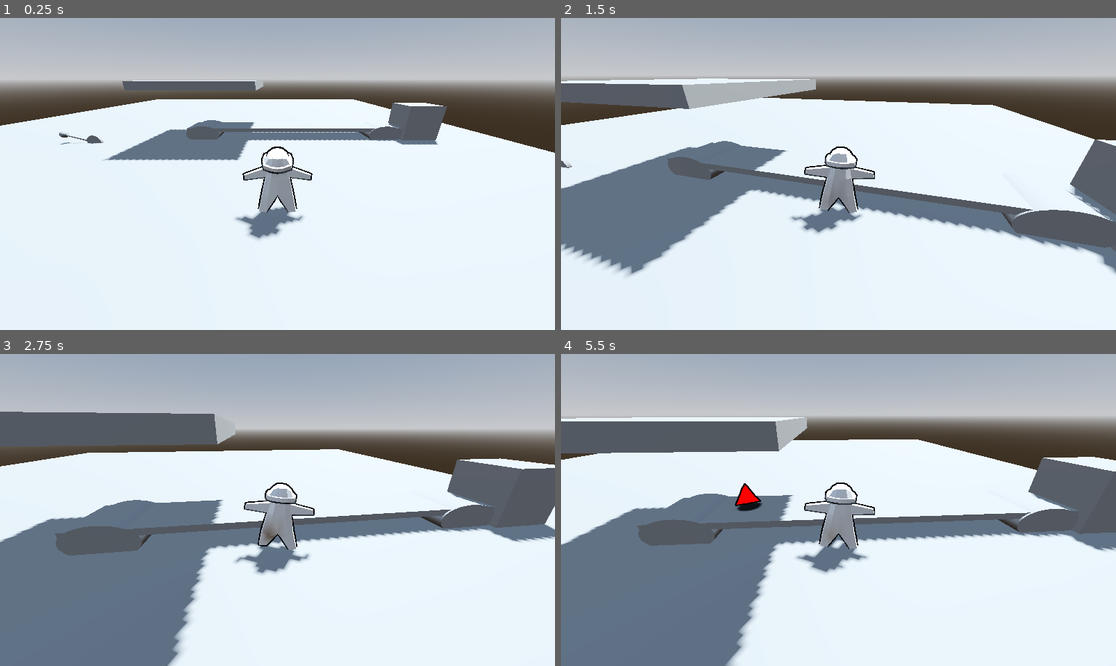
Above: before the commit, frames 1-4 (two rows, left to right).
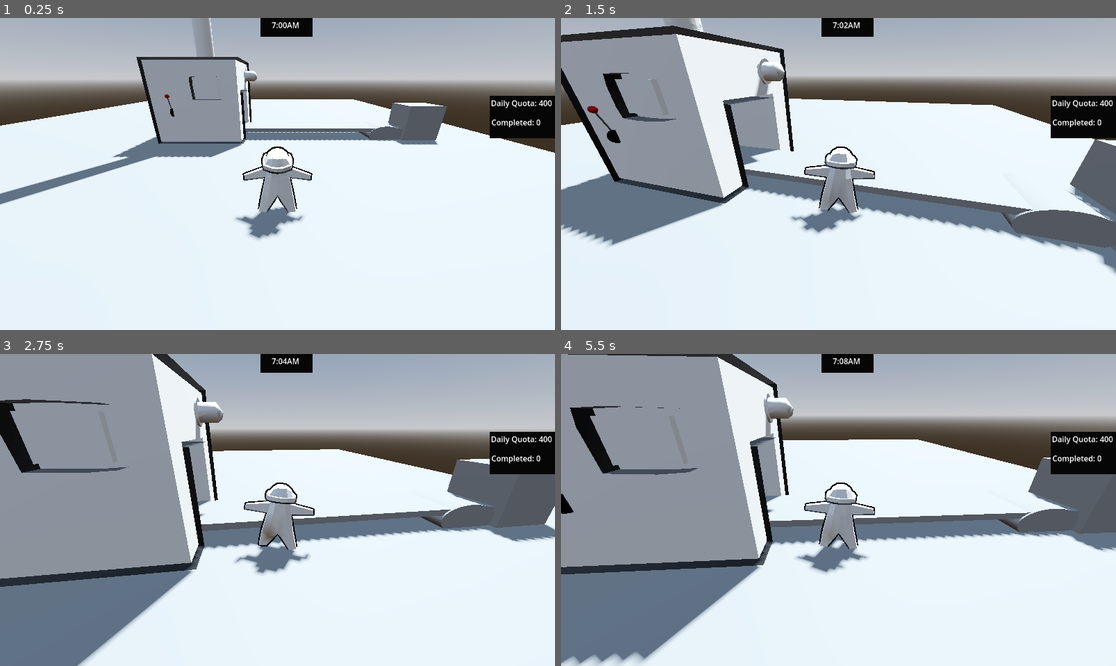
Above: after the commit, the same moments.

Repository: duboisr96/igwdcn
Game: Godot game, scene res://Scenes/Levels/level.tscn
Same seed, same stepped clock (60 frames per second), same inputs: the game is played once before the commit and once after it.
Inputs (mouse positions are in pixels of both pictures, inside the frame that each line leads up to):
- Up to frame 1 (0.25 s): no input
- Up to frame 2 (1.5 s): move the mouse to (866, 174) at 0.52 s; hold W (up) from 0.53 s (still down); tap - (decrease belt speed) at 0.6 s; tap Space (jump) at 0.77 s; move the mouse to (810, 174) at 1.27 s; tap Keypad 0 (decrease error) at 1.35 s
- Up to frame 3 (2.75 s): keep holding W (up); tap Space (jump) at 1.52 s; move the mouse to (288, 503) at 2.02 s; tap Mouse wheel up (increase belt speed) at 2.1 s
- Up to frame 4 (5.5 s): keep holding W (up); move the mouse to (832, 516) at 2.77 s; tap Keypad 1 (increase error) at 2.85 s; tap Space (jump) at 3.02, 3.77, 4.52 s; move the mouse to (877, 513) at 3.52 s; hold F (interact) 3.53-4.28 s; move the mouse to (794, 506) at 4.27 s; tap Shift (sprint) at 4.35 s; move the mouse to (844, 510) at 5.02 s; tap - (decrease belt speed) at 5.1 s

The runs differ from the first frame. In frame 1, 9.0% of the frame differs, in the area x 0-100%, y 0-60%; in frame 2, 22%; in frame 3, 32%; in frame 4, 32%, in the area x 0-100%, y 0-100%.

Commit message:
player gui

Diff:
--- a/Scenes/Levels/level.gd
+++ b/Scenes/Levels/level.gd
@@ -2,13 +2,33 @@
 
 
 var root = get_tree()
+
+@export var stage_time := 300
 @export var production_speed := 1.0
-var production_min = .5
-var production_max = 4
+@export var production_min = 1
+@export var production_max = 4
+@export var angle_min_rads = 1.3
+@export var angle_max_rads = -1.3
+@export var start_hour = 7
+@export var end_hour = 15
+@export var quota := 400
+
+
+@onready var player_gui = $"GUI canvas/PlayerGUI"
+var update_timer = false
+##lever angle stuff
+var input_min = 20
+var input_max = 100
+
+
 var health = 10
-var score = 0
+var quota_finished = 0
+
 # Called when the node enters the scene tree for the first time.
 func _ready() -> void:
+
+	$StageTime.wait_time = stage_time
+	$StageTime.start()
 	add_to_group("levels")  # Add to a global group
 	pass # Replace with function body.
 
@@ -16,9 +36,23 @@
 # Called every frame. 'delta' is the elapsed time since the previous frame.
 func _process(delta: float) -> void:
 
-	$SpeedLever.rotation.z = (($"GUI canvas/Lever Controls".rotate_val - 20) / (100 -20)*(-2.6)+1.3)
-	production_speed = (($"GUI canvas/Lever Controls".rotate_val - 20) / (100 -20)*(production_max - production_min)+production_min)
+	_show_time()
+	_rotate_lever()
+	_keep_score()
+	_manual_controls()
 
+
+
+func _on_bin_minus_one() -> void:
+	quota += 10
+	#print('INCORRECT PRODUCT, ADDING TO QUOTA')
+
+func _on_bin_plus_one() -> void:
+	quota_finished += 1
+	#print('CORRECT SHAPE, ADDING TO QUOTA')
+
+
+func _manual_controls() -> void:
 	if Input.is_action_just_pressed("decrease error"):
 		for child_node in $".".get_children():
 			if child_node.name == 'ProductionMachine':
@@ -35,12 +69,39 @@
 			production_speed -= .25
 			print('belt speed is ', production_speed, ' mph')
 
+func _show_time() -> void:
+	var time_left = stage_time - $StageTime.time_left
+	var interpolated_time = start_hour + (time_left / stage_time) * (end_hour - start_hour)
+	player_gui.timer_display = format_time(interpolated_time)
 
-func _on_bin_minus_one() -> void:
-	health -= 1
-	print(health, ' health remaining')
+func _rotate_lever() -> void:
+	var current_prod = production_speed
+	$SpeedLever.rotation.z = (($"GUI canvas/Lever Controls".rotate_val - input_min) / (input_max - input_min)*(angle_max_rads - angle_min_rads)+angle_min_rads)
+	production_speed = (($"GUI canvas/Lever Controls".rotate_val - input_min) / (input_max - input_min)*(production_max - production_min)+production_min)
+	if current_prod != production_speed:
+		#var temp_timer =
+		update_timer = true
 
+	else:
+		update_timer = true
 
-func _on_bin_plus_one() -> void:
-	score += 1
-	print(score, ' total score')
+func format_time(passed_time) -> String:
+	var hour = int(passed_time)
+	var min = int((passed_time - hour)* 60)
+	var period = "AM" if hour < 12 else "PM"
+	hour = hour if hour <= 12 else hour - 12
+	var out_hour = str(hour)
+	var out_min = '0'+ str(min) if min <10 else str(min)
+	return out_hour + ':' + out_min + period
+
+func _keep_score() -> void:
+	player_gui.quota_todo = 'Daily Quota: ' + str(quota)
+	player_gui.quota_done = 'Completed: ' + str(quota_finished)
+	pass
+
+func _on_stage_time_timeout() -> void:
+	if quota_finished!=quota:
+		print('game over')
+	else:
+		print ("you've won")
+	pass # Replace with function body.
--- a/Scenes/Levels/level.tscn
+++ b/Scenes/Levels/level.tscn
@@ -7,6 +7,7 @@
 [ext_resource type="PackedScene" uid="uid://damdyvodpy576" path="res://Scenes/Player/player.tscn" id="5_wt80w"]
 [ext_resource type="PackedScene" uid="uid://5j3763avycsn" path="res://Scenes/objects/factory/speed_lever.tscn" id="6_af3e4"]
 [ext_resource type="PackedScene" uid="uid://bxgwyoa86dshf" path="res://Scenes/gui/lever_controls.tscn" id="7_w5vxh"]
+[ext_resource type="PackedScene" uid="uid://cqy7a4ltv7ood" path="res://Scenes/gui/player_gui.tscn" id="8_756vi"]
 
 [sub_resource type="ProceduralSkyMaterial" id="ProceduralSkyMaterial_yq5cy"]
 sky_horizon_color = Color(0.64625, 0.65575, 0.67075, 1)
@@ -23,6 +24,8 @@
 
 [node name="Level" type="Node3D"]
 script = ExtResource("1_u28yv")
+angle_min_rads = 0.26
+angle_max_rads = 2.9
 
 [node name="WorldEnvironment" type="WorldEnvironment" parent="."]
 environment = SubResource("Environment_8cytq")
@@ -33,6 +36,7 @@
 shadow_enabled = true
 
 [node name="ProductionMachine" parent="." instance=ExtResource("1_ks7je")]
+transform = Transform3D(1, 0, 0, 0, 1, 0, 0, 0, 1, 0, 0.493694, 0)
 default_shape_to_create = 2
 default_color_to_create = 1
 
@@ -54,12 +58,16 @@
 transform = Transform3D(0.4, 0, 0, 0, 0.4, 0, 0, 0, 0.4, 2.00536, -0.0231023, 4.18358)
 
 [node name="SpeedLever" parent="." instance=ExtResource("6_af3e4")]
-transform = Transform3D(0.5, 0, 0, 0, 0.5, 0, 0, 0, 0.5, -3.21926, 0, 0.869612)
+transform = Transform3D(0.00383955, -1.34135e-05, 0.249971, -0.249969, 0.000872556, 0.00383957, -0.000872659, -0.249998, -1.09266e-08, -0.748823, 0.843469, 1.01241)
 
 [node name="GUI canvas" type="CanvasLayer" parent="."]
 
 [node name="Lever Controls" parent="GUI canvas" groups=["control"] instance=ExtResource("7_w5vxh")]
-visible = false
+
+[node name="PlayerGUI" parent="GUI canvas" instance=ExtResource("8_756vi")]
+
+[node name="StageTime" type="Timer" parent="."]
 
 [connection signal="minus_one" from="Bin" to="." method="_on_bin_minus_one"]
 [connection signal="plus_one" from="Bin" to="." method="_on_bin_plus_one"]
+[connection signal="timeout" from="StageTime" to="." method="_on_stage_time_timeout"]
--- a/Scenes/Player/player.gd
+++ b/Scenes/Player/player.gd
@@ -96,7 +96,7 @@
 	if (body.is_in_group("grabbable") && !am_holding) or (body.is_in_group("pullable") && !am_holding):
 		grabbable_obj = body
 		pullable_obj = body
-		print('can be grabbed')
+		#print('can be grabbed')
 	#if (body.is_in_group("pullable") && !am_holding):
 		#pullable_obj = body
 
--- a/Scenes/Player/player.tscn
+++ b/Scenes/Player/player.tscn
@@ -13,7 +13,7 @@
 material = SubResource("StandardMaterial3D_1cc6h")
 
 [sub_resource type="BoxShape3D" id="BoxShape3D_qbkvd"]
-size = Vector3(1, 1, 2)
+size = Vector3(1, 2.03711, 2)
 
 [sub_resource type="AnimationNodeAnimation" id="AnimationNodeAnimation_kp441"]
 animation = &"Grab"
@@ -62,7 +62,7 @@
 
 [node name="Player" type="CharacterBody3D"]
 collision_layer = 8
-collision_mask = 29
+collision_mask = 21
 script = ExtResource("1_06din")
 
 [node name="CollisionShape3D" type="CollisionShape3D" parent="."]
@@ -83,12 +83,12 @@
 transform = Transform3D(0.5, 0, 0, 0, 0.5, 0, 0, 0, 0.5, 0, 0, 0)
 
 [node name="Skeleton3D" parent="man/Armature" index="0"]
-bones/1/rotation = Quaternion(0.0328778, 1.19145e-07, 7.42792e-08, 0.999459)
+bones/1/rotation = Quaternion(0.299622, 1.13733e-07, 4.24304e-08, 0.954058)
 bones/2/rotation = Quaternion(7.05772e-10, 1.94742e-09, -0.712403, 0.701771)
-bones/3/rotation = Quaternion(-4.46428e-08, -2.692e-08, -0.049874, 0.998756)
+bones/3/rotation = Quaternion(-3.92265e-08, -2.70093e-08, -0.23743, 0.971405)
 bones/3/scale = Vector3(1, 1, 1)
 bones/4/rotation = Quaternion(7.05772e-10, -1.94742e-09, 0.712403, 0.701771)
-bones/5/rotation = Quaternion(-4.46428e-08, 2.692e-08, 0.049874, 0.998756)
+bones/5/rotation = Quaternion(-3.92265e-08, 2.70093e-08, 0.237431, 0.971404)
 bones/5/scale = Vector3(1, 1, 1)
 bones/6/rotation = Quaternion(0.63993, 0.300816, 0.639929, -0.300816)
 bones/7/rotation = Quaternion(-0.257522, 1.80225e-07, 7.2783e-08, 0.966272)
@@ -99,10 +99,11 @@
 
 [node name="GrabArea" type="Area3D" parent="man"]
 transform = Transform3D(2, 0, 0, 0, 2, 0, 0, 0, 2, 0, 0, 0)
-collision_mask = 3
+collision_layer = 0
+collision_mask = 15
 
 [node name="CollisionShape3D" type="CollisionShape3D" parent="man/GrabArea"]
-transform = Transform3D(1, 0, 0, 0, 1, 0, 0, 0, 1, 0, 0.964206, 1.08101)
+transform = Transform3D(1, 0, 0, 0, 1, 0, 0, 0, 1, 0, 1.48276, 1.08101)
 shape = SubResource("BoxShape3D_qbkvd")
 
 [node name="CSGBox3D" type="CSGBox3D" parent="man/GrabArea"]
--- a/Scenes/gui/lever_controls.gd
+++ b/Scenes/gui/lever_controls.gd
@@ -19,15 +19,16 @@
 	#tp_mouse()
 	var current_mouse_position = get_global_mouse_position()
 	var mouse_movement = current_mouse_position.y - previous_mouse_position.y
-	print(vslider.value)
-	if mouse_movement > 1:
-		vslider.value -= 5
-		print('up!')
-	elif mouse_movement < -1:
-		print('down!')
-		vslider.value += 5
-	vslider.value = clamp(vslider.value, vslider.min_value, vslider.max_value)
-	previous_mouse_position = current_mouse_position
+	#print(vslider.value)
+	if visible:
+		if mouse_movement >0:
+			vslider.value += 5
+			#print('up!')
+		elif mouse_movement < 0:
+			#print('down!')
+			vslider.value -= 5
+		vslider.value = clamp(vslider.value, vslider.min_value, vslider.max_value)
+		previous_mouse_position = current_mouse_position
 
 	#if Input.is_action_pressed('interact') && visible:
 		#update_slider_value()
--- a/Scenes/gui/lever_controls.tscn
+++ b/Scenes/gui/lever_controls.tscn
@@ -3,6 +3,7 @@
 [ext_resource type="Script" path="res://Scenes/gui/lever_controls.gd" id="1_thw10"]
 
 [node name="Lever Controls" type="Control"]
+visible = false
 layout_mode = 3
 anchors_preset = 15
 anchor_right = 1.0
@@ -20,6 +21,7 @@
 text = "try not to cry"
 
 [node name="ProgressBar" type="ProgressBar" parent="."]
+visible = false
 layout_mode = 1
 anchors_preset = -1
 anchor_left = 0.297
@@ -38,6 +40,7 @@
 show_percentage = false
 
 [node name="VSlider" type="VSlider" parent="."]
+visible = false
 layout_mode = 0
 offset_left = 344.0
 offset_top = 162.0
--- /dev/null
+++ b/Scenes/gui/player_gui.tscn
@@ -0,0 +1,67 @@
+[gd_scene load_steps=2 format=3 uid="uid://cqy7a4ltv7ood"]
+
+[ext_resource type="Script" path="res://player_gui.gd" id="1_16ylg"]
+
+[node name="PlayerGUI" type="Control"]
+layout_mode = 3
+anchors_preset = 15
+anchor_right = 1.0
+anchor_bottom = 1.0
+grow_horizontal = 2
+grow_vertical = 2
+script = ExtResource("1_16ylg")
+
+[node name="ColorRect" type="ColorRect" parent="."]
+layout_mode = 0
+offset_left = 540.0
+offset_right = 649.0
+offset_bottom = 39.0
+color = Color(0.0253638, 0.0253638, 0.0253638, 1)
+
+[node name="Timer" type="Label" parent="."]
+layout_mode = 1
+anchors_preset = -1
+anchor_left = 0.392
+anchor_right = 0.632
+anchor_bottom = 0.099
+offset_left = 2.41599
+offset_top = 3.0
+offset_right = 4.93597
+offset_bottom = 0.847992
+text = "TIMER"
+horizontal_alignment = 1
+
+[node name="ColorRect2" type="ColorRect" parent="."]
+layout_mode = 1
+anchors_preset = -1
+anchor_left = 0.882
+anchor_top = 0.25
+anchor_right = 1.0
+anchor_bottom = 0.386
+offset_left = -0.0640259
+offset_bottom = -0.128006
+color = Color(0.0253638, 0.0253638, 0.0253638, 1)
+
+[node name="Quota_todo" type="Label" parent="."]
+layout_mode = 1
+anchors_preset = -1
+anchor_left = 0.885
+anchor_top = 0.255
+anchor_right = 0.998
+anchor_bottom = 0.312
+offset_left = -0.520081
+offset_top = -0.240021
+offset_right = 1.30396
+offset_bottom = -0.17601
+
+[node name="Quota_done" type="Label" parent="."]
+layout_mode = 1
+anchors_preset = -1
+anchor_left = 0.885
+anchor_top = 0.316
+anchor_right = 0.998
+anchor_bottom = 0.38
+offset_left = 0.479919
+offset_top = 0.231995
+offset_right = 0.303955
+offset_bottom = -0.240021
--- a/Scenes/objects/factory/production_machine.gd
+++ b/Scenes/objects/factory/production_machine.gd
@@ -19,8 +19,7 @@
 var rand = randi_range(1.0,100.0)
 @export var error_top := 99.0
 var error_amount := 0.0
-
-
+var temp_timer
 
 
 var error_log := []
@@ -28,20 +27,54 @@
 #var make_color
 # Called when the node enters the scene tree for the first time.
 func _ready() -> void:
+
 	$Timer.wait_time = production_default
 	pass # Replace with function body.
 
 
 # Called every frame. 'delta' is the elapsed time since the previous frame.
 func _process(delta: float) -> void:
+	#print($Timer.time_left)
+	var parent = get_tree().get_nodes_in_group("levels")
+	print($Timer.wait_time,'   ' , $Timer.time_left)
+	if parent and parent[0].update_timer:
+		var old_speed = global_speed_multiplier
+		var new_speed = parent[0].production_speed
 
+		if old_speed != new_speed:
+
+			global_speed_multiplier = new_speed
+			var elapsed_time = $Timer.wait_time - $Timer.time_left
+			var progress_ratio = elapsed_time / $Timer.wait_time
+			var new_wait_time = production_default / global_speed_multiplier
+			var new_time_left = new_wait_time * (1.0 - progress_ratio)
+			$Timer.stop()
+			$Timer.wait_time = new_time_left
+			print('new_time_left: ', new_time_left, ' new_wait_time: ', new_wait_time, ' progress_ratio: ', progress_ratio, ' elapsed_time:', elapsed_time)
+			$Timer.start()
+	#if parent != null:
+		#if parent[0].update_timer:
+			#
+			#temp_timer = $Timer.time_left
+			#$Timer.stop()
+			##print('UPDATING prod default: ', production_default, ' global speed is: ', global_speed_multiplier, ' temp timer is: ', temp_timer )
+			##print(production_default / global_speed_multiplier , '  ', temp_timer * global_speed_multiplier)
+			#print('temp timer:',temp_timer, '     prod speed:', parent[0].production_speed)
+			#if parent[0].production_speed < global_speed_multiplier:
+				#
+				#$Timer.wait_time =  temp_timer / parent[0].production_speed
+			#elif parent[0].production_speed > global_speed_multiplier:
+				#$Timer.wait_time =  temp_timer * parent[0].production_speed
+#
+			#$Timer.start()
+	#print($Timer.time_left)
 
 
 	pass
 
 
 func _on_timer_timeout() -> void:
-	print('timer timeout')
+	#print('timer timeout')
 	var parent = get_tree().get_nodes_in_group("levels")
 	if parent[0].production_speed != global_speed_multiplier:
 		$Timer.stop()
@@ -50,14 +83,14 @@
 
 	rand = randi_range(1.0,100.0)
 	if rand <= error_top :
-		print('creating ', color_to_create, ' ', shape_to_create,' from machine')
+		#print('creating ', color_to_create, ' ', shape_to_create,' from machine')
 		_output_shape(default_shape_to_create, default_color_to_create)
 		#shape_to_create = 'square'
 		#color_to_create = 'DEEP_SKY_BLUE'
 	else:
 		_handle_error(rand)
 
-	print($Timer.wait_time)
+	#print($Timer.wait_time)
 
 func _handle_error(error_val) -> void:
 	var rando_spread := randi_range(1,10)
@@ -75,7 +108,7 @@
 				error_color = randi_range(0,2)
 			error_log.append(error_shape)
 			error_log.append(error_color)
-			print(error_log)
+			#print(error_log)
 			error_amount += 1
 			_output_shape(error_shape, error_color)
 			#color and shape error
--- a/Scenes/objects/factory/production_machine.tscn
+++ b/Scenes/objects/factory/production_machine.tscn
@@ -1,26 +1,33 @@
-[gd_scene load_steps=4 format=3 uid="uid://dp3qifyfd544h"]
+[gd_scene load_steps=5 format=3 uid="uid://dp3qifyfd544h"]
 
 [ext_resource type="Script" path="res://Scenes/objects/factory/production_machine.gd" id="1_0id2c"]
 [ext_resource type="PackedScene" uid="uid://cw44xutd13o53" path="res://Scenes/objects/shapes/shape_base.tscn" id="2_tiavw"]
+[ext_resource type="PackedScene" uid="uid://cn38qpit1o2wo" path="res://Scenes/objects/factory/production_machine.glb" id="3_0cg3m"]
 
 [sub_resource type="BoxShape3D" id="BoxShape3D_deupx"]
+size = Vector3(2.35254, 2.12262, 2.10745)
 
 [node name="ProductionMachine" type="StaticBody3D"]
 transform = Transform3D(1, 0, 0, 0, 1, 0, 0, 0, 1, 0, 0.498856, 0)
-collision_layer = 0
+collision_layer = 4
 collision_mask = 0
 script = ExtResource("1_0id2c")
 shape_scene = ExtResource("2_tiavw")
 
 [node name="CollisionShape3D" type="CollisionShape3D" parent="."]
+transform = Transform3D(1, 0, 0, 0, 1, 0, 0, 0, 1, -0.131348, 0.56131, 0.00883484)
 shape = SubResource("BoxShape3D_deupx")
 
 [node name="CSGBox3D" type="CSGBox3D" parent="."]
 transform = Transform3D(1, 0, 0, 0, 1, 0, 0, 0, 1, 0, 1, 0)
+visible = false
 size = Vector3(3, 0.2, 3)
 
 [node name="Timer" type="Timer" parent="."]
 wait_time = 3.0
 autostart = true
 
+[node name="production_machine" parent="." instance=ExtResource("3_0cg3m")]
+transform = Transform3D(1, 0, 0, 0, 1, 0, 0, 0, 1, 0, -0.451685, 0)
+
 [connection signal="timeout" from="Timer" to="." method="_on_timer_timeout"]
--- a/Scenes/objects/factory/speed_lever.tscn
+++ b/Scenes/objects/factory/speed_lever.tscn
@@ -1,19 +1,32 @@
-[gd_scene load_steps=2 format=3 uid="uid://5j3763avycsn"]
+[gd_scene load_steps=5 format=3 uid="uid://5j3763avycsn"]
+
+[sub_resource type="StandardMaterial3D" id="StandardMaterial3D_bplgu"]
+albedo_color = Color(0.400698, 0.400698, 0.400698, 1)
+
+[sub_resource type="StandardMaterial3D" id="StandardMaterial3D_oaln5"]
+albedo_color = Color(0.69246, 1.841e-06, 7.70092e-07, 1)
 
 [sub_resource type="BoxShape3D" id="BoxShape3D_h5t12"]
 size = Vector3(1.25, 3, 1.25)
 
+[sub_resource type="StandardMaterial3D" id="StandardMaterial3D_0ko0y"]
+albedo_color = Color(0, 0, 0, 1)
+
 [node name="SpeedLever" type="StaticBody3D" groups=["pullable"]]
 transform = Transform3D(0.12941, -0.482963, 0, 0.482963, 0.12941, 0, 0, 0, 0.5, 0, 0, 0)
+collision_layer = 8
+collision_mask = 13
 
 [node name="CSGCylinder3D" type="CSGCylinder3D" parent="."]
 transform = Transform3D(1, 0, 0, 0, 1, 0, 0, 0, 1, 0, 0.749807, 0)
 radius = 0.05
 height = 1.5
+material = SubResource("StandardMaterial3D_bplgu")
 
 [node name="CSGSphere3D" type="CSGSphere3D" parent="."]
 transform = Transform3D(1, 0, 0, 0, 1, 0, 0, 0, 1, 0, 1.66969, 0)
 radius = 0.2
+material = SubResource("StandardMaterial3D_oaln5")
 
 [node name="CollisionShape3D" type="CollisionShape3D" parent="."]
 transform = Transform3D(1, 0, 0, 0, 1, 0, 0, 0, 1, 0, 1, 0)
@@ -24,3 +37,4 @@
 radius = 0.4
 height = 0.12484
 sides = 40
+material = SubResource("StandardMaterial3D_0ko0y")
--- a/Scenes/objects/shapes/shape_base.gd
+++ b/Scenes/objects/shapes/shape_base.gd
@@ -81,7 +81,7 @@
 func _check_overlapping_areas() -> void:
 	for area in $Area3D.get_overlapping_areas():
 		if area.name == "Bin":
-			print("collected a ", create_color, ' ', create_shape, " in a ",area.color, " ", area.shape, " bin!")
+			#print("collected a ", create_color, ' ', create_shape, " in a ",area.color, " ", area.shape, " bin!")
 			queue_free()
 			break
 		elif area.name == "Belt":  # Check if the area's name is "belt"
--- a/Scenes/objects/shapes/shape_base.tscn
+++ b/Scenes/objects/shapes/shape_base.tscn
@@ -10,7 +10,7 @@
 [node name="ShapeBase" type="RigidBody3D" groups=["grabbable"]]
 transform = Transform3D(1, 0, 0, 0, 1, 0, 0, 0, 1, 0, 0.54768, 0)
 collision_layer = 2
-collision_mask = 53
+collision_mask = 49
 gravity_scale = 0.0
 lock_rotation = true
 contact_monitor = true
--- /dev/null
+++ b/player_gui.gd
@@ -0,0 +1,18 @@
+extends Control
+
+var timer_display := ''
+var quota_todo := ''
+var quota_done := ''
+
+@onready var parent = get_tree().get_nodes_in_group('levels')
+# Called when the node enters the scene tree for the first time.
+func _ready() -> void:
+	pass # Replace with function body.
+
+
+# Called every frame. 'delta' is the elapsed time since the previous frame.
+func _process(delta: float) -> void:
+	$Timer.text = timer_display
+	$Quota_todo.text = quota_todo
+	$Quota_done.text = quota_done
+	pass
Not shown: 1 places in Scenes/Levels/level.tscn that only renumber resources
Binary file added: Scenes/objects/factory/production_machine.glb
Not shown, added: Scenes/objects/factory/production_machine.glb.import
